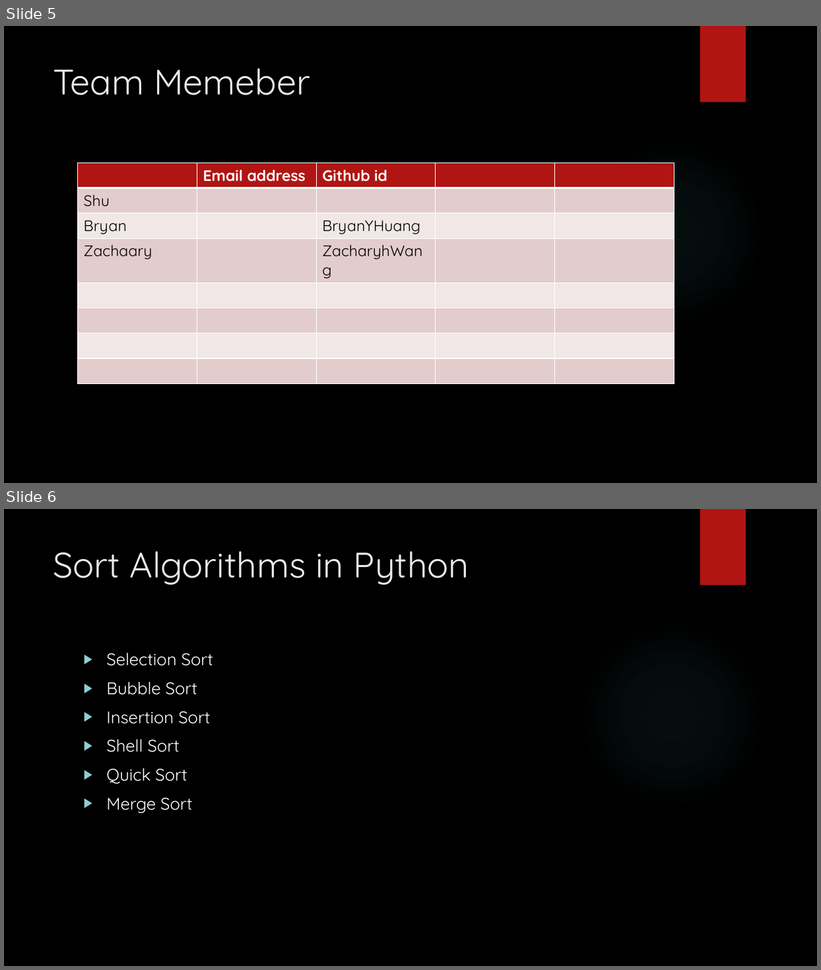
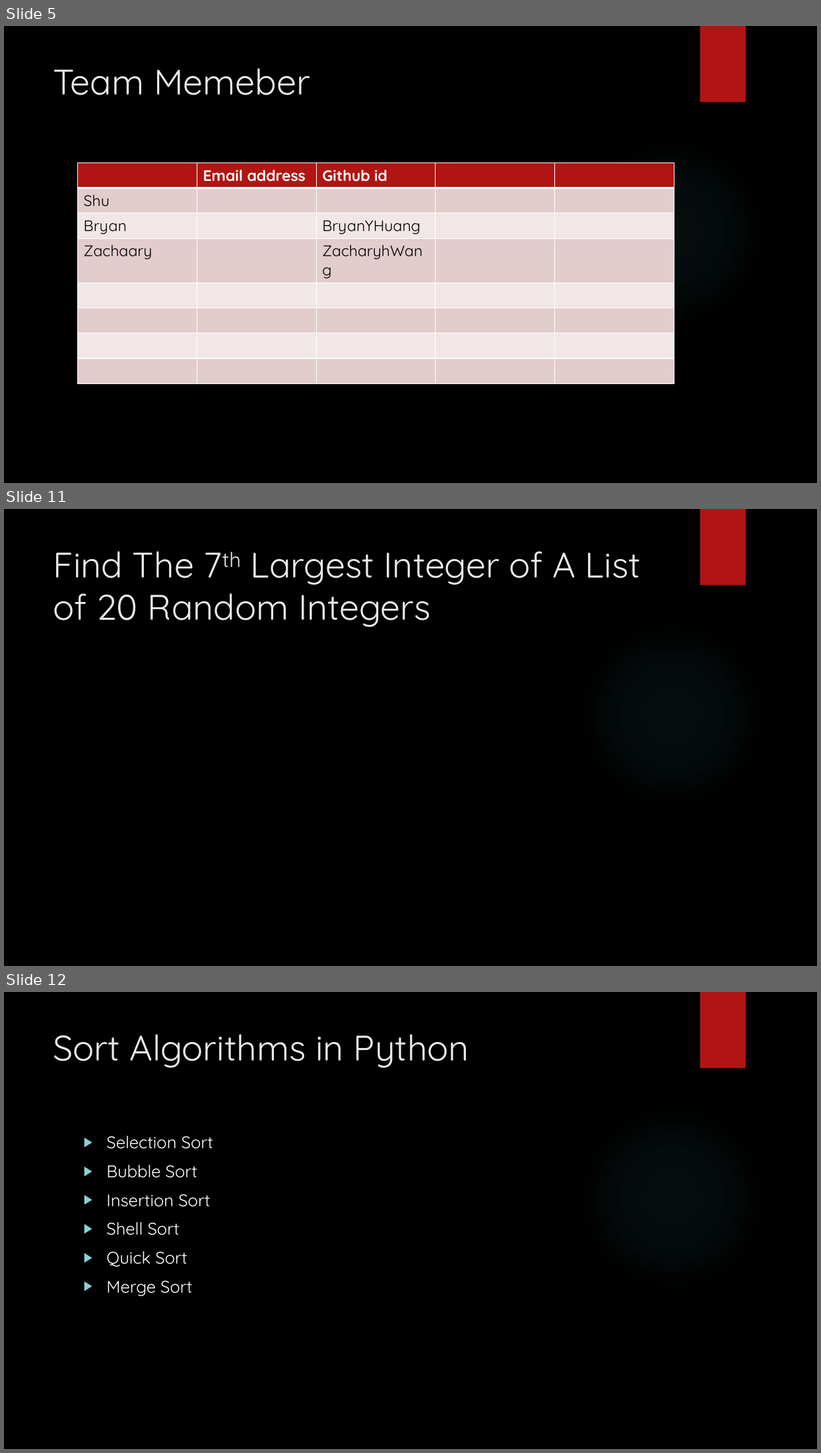
Before and after one commit to stargazingtech/build-discord-bots, a slide deck: build-discord-bots-with-Python.pptx. Shown one above the other, each under a label of ours: slides 5 and 6 before the commit, slides 5, 11 and 12 after it; the slides between them are not shown. The pictures are 821x970 and 821x1453 pixels, drawn with LibreOffice and Linux fonts; fonts in the diff are those of the drawing; background and template pictures are left out. Boxes give left, top, right and bottom in pixels: in the first picture for what was removed or moved away, otherwise in the second. Text is boxed around its words. In the diff, an @@ line names an element or a change of style, - is before the commit and + after.

```diff
--- a/build-discord-bots-with-Python.pptx
+++ b/build-discord-bots-with-Python.pptx
@@ slide 11 added at [4,509,817,966], background picture (left out); not listed: 2 template elements that a slide beside it also shows @@
@@ title added at [54,551,641,627], 42 pt, text #EBEBEB @@
+Find The 7th Largest Integer of A List of 20 Random Integers
@@ what was slide 6 is now slide 12 @@
```
Also in this commit, not shown: 1 slide changed, 17 other slides added.
